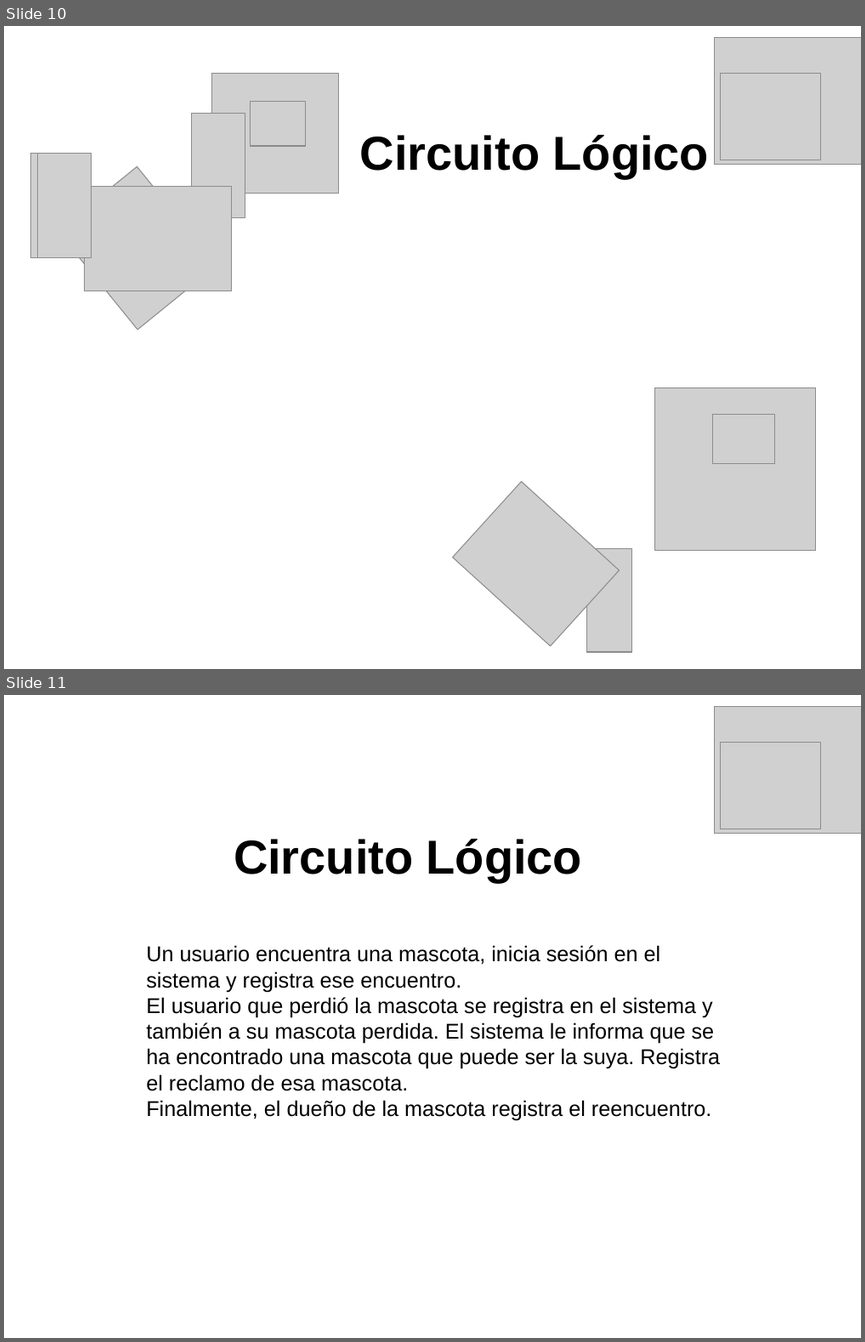
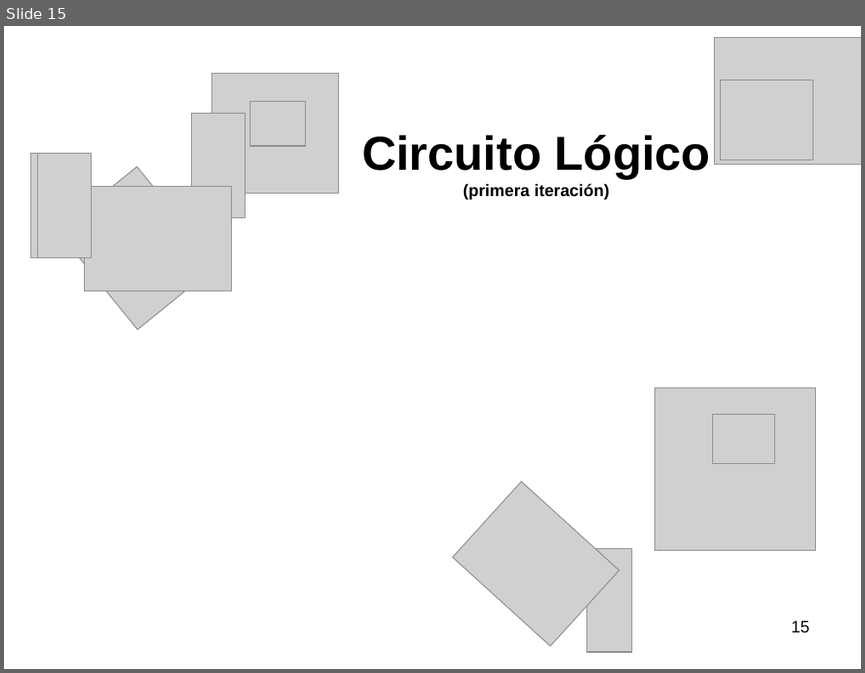
Before and after one commit to mauricioprado00/salud-mascotas, a slide deck: Producto/04-It_I/Presentación Primera Iteración.pps. Shown one above the other, each under a label of ours: slides 10 and 11 before the commit, slide 15 after it. The pictures are 865x1342 and 865x673 pixels, drawn with LibreOffice and Linux fonts; fonts in the diff are those of the drawing; grey boxes stand for pictures; background and template pictures are left out. Boxes give left, top, right and bottom in pixels: in the first picture for what was removed or moved away, otherwise in the second. Text is boxed around its words. In the diff, an @@ line names an element or a change of style, - is before the commit and + after.

```diff
--- a/Producto/04-It_I/Presentación Primera Iteración.pps
+++ b/Producto/04-It_I/Presentación Primera Iteración.pps
@@ slide 11 removed at [4, 695, 861, 1338], background picture (left out) @@
@@ picture removed at [715, 706, 861, 833] @@
@@ picture removed at [721, 742, 821, 828] @@
@@ text removed at [234, 839, 582, 882] @@
-Circuito Lógico
@@ text removed at [146, 945, 720, 1120] @@
-Un usuario encuentra una mascota, inicia sesión en el sistema y registra ese encuentro.
-El usuario que perdió la mascota se registra en el sistema y también a su mascota perdida. El sistema le informa que se ha encontrado una mascota que puede ser la suya. Registra el reclamo de esa mascota.
-Finalmente, el dueño de la mascota registra el reencuentro.
@@ what was slide 10 is now slide 15 @@
@@ slide 15 changed as well @@
@@ picture: place and size @@
-picture at [721, 73, 821, 159]
+picture at [721, 80, 813, 160]
@@ text at [463, 183, 609, 199]: paragraph added @@
+(primera iteración)
@@ page number added at [791, 620, 810, 633], 14 pt, text #000000 @@
+15
```
Also in this commit, not shown: 5 other slides changed, 10 slides added, 4 other slides removed.
